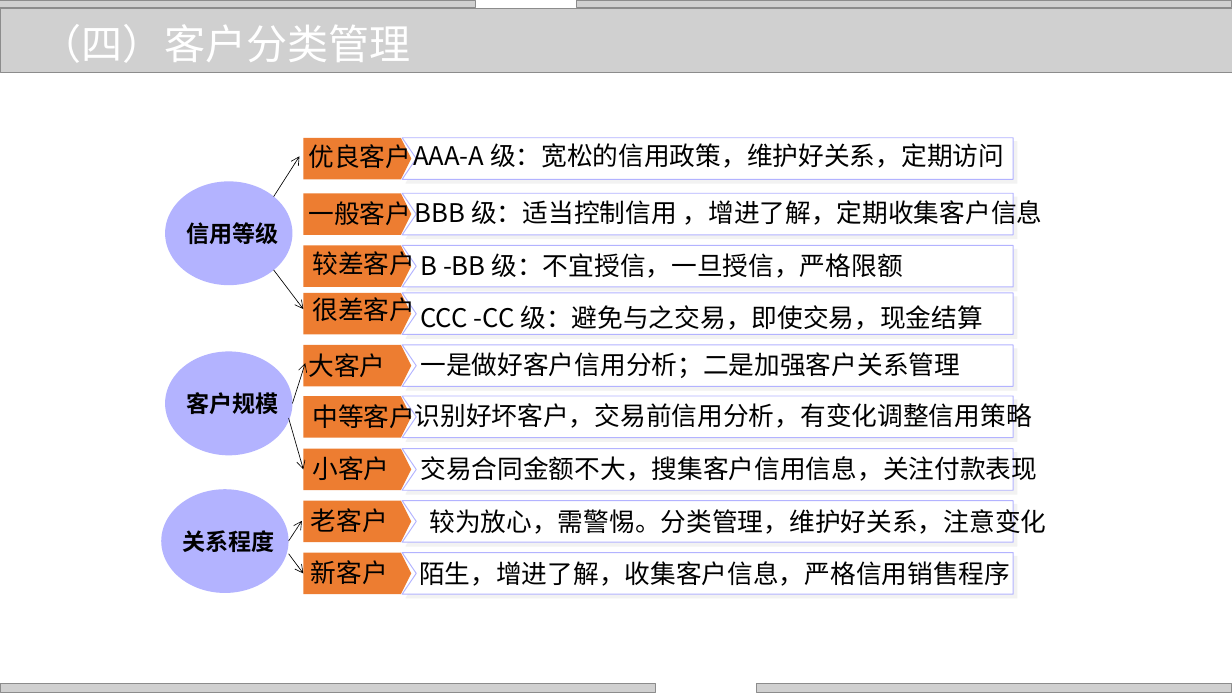
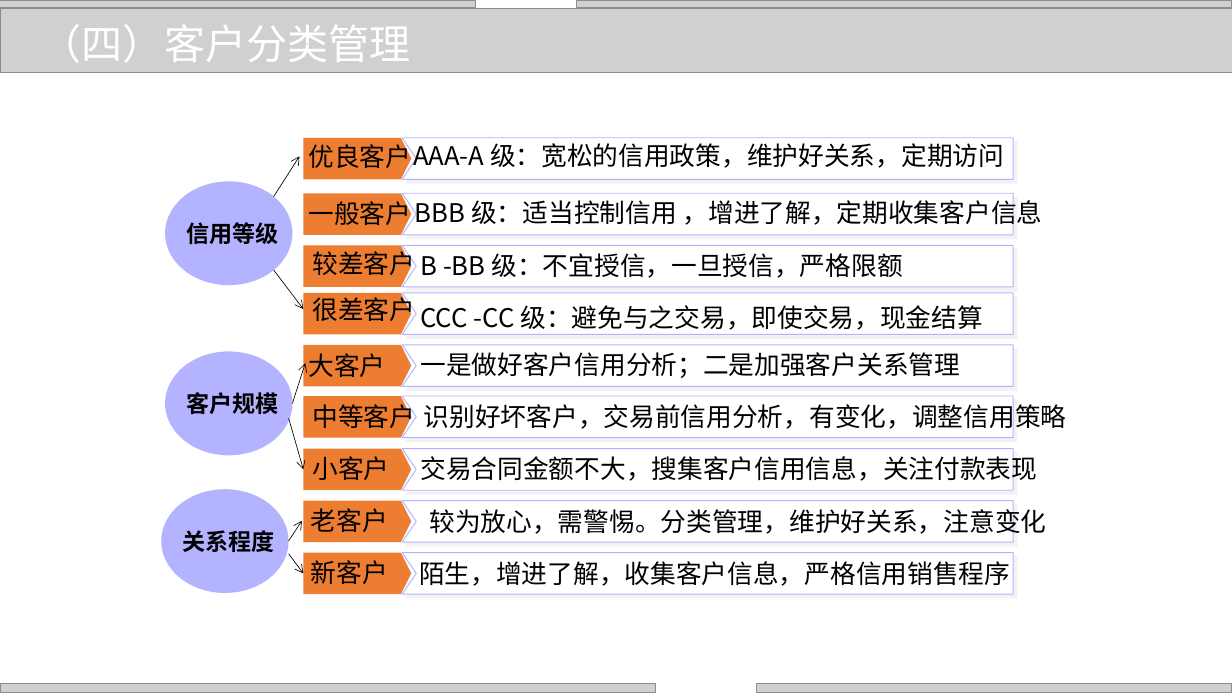
Before and after one commit to zhangjianzhang/internet_credit, a slide deck: slide 10 of files/slides/lecture_9.pptx. Drawn at 1232x693 pixels with LibreOffice and Linux fonts; fonts in the diff are those of the drawing; grey boxes stand for pictures; background and template pictures are left out. Boxes give left, top, right and bottom in pixels: in the first picture for what was removed or moved away, otherwise in the second. Text is boxed around its words. In the diff, an @@ line names an element or a change of style, - is before the commit and + after.

```diff
--- a/files/slides/lecture_9.pptx
+++ b/files/slides/lecture_9.pptx
@@ text at box(424, 399, 1067, 432): text changed @@
-识别好坏客户，交易前信用分析，有变化调整信用策略
+识别好坏客户，交易前信用分析，有变化，调整信用策略
```
Also in this commit, not shown: 9 other slides changed, 5 other files.
